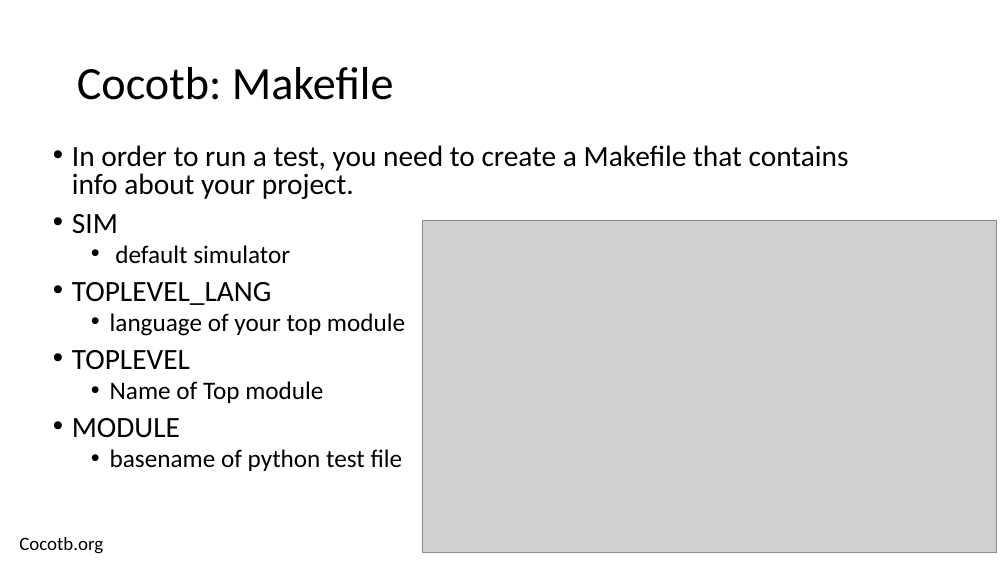
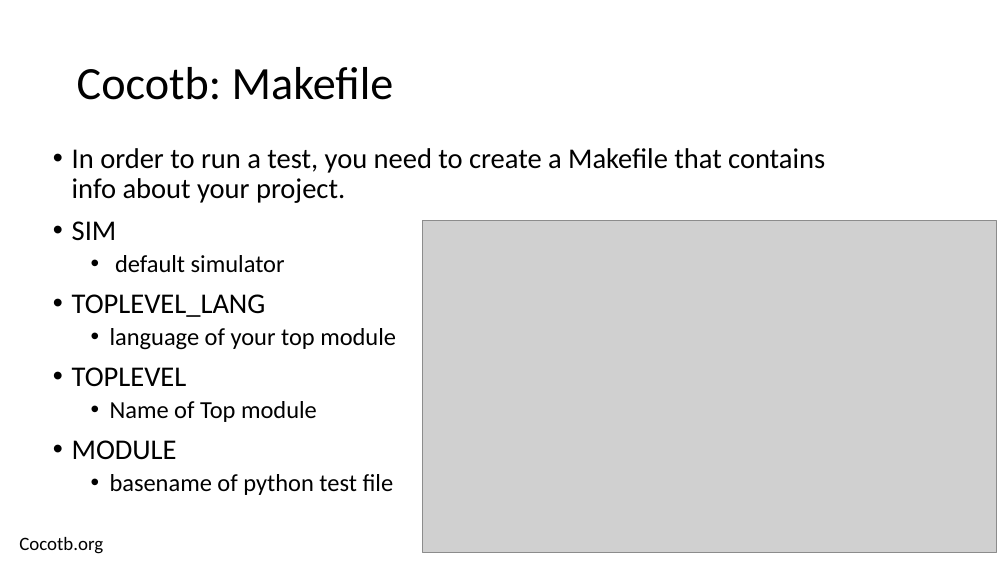
Before and after one commit to isomoye/EEGR471, a slide deck: slide 5 of sections/Segment_6.pptm. Drawn at 1008x567 pixels with LibreOffice and Linux fonts; fonts in the diff are those of the drawing; grey boxes stand for pictures. Boxes give left, top, right and bottom in pixels: in the first picture for what was removed or moved away, otherwise in the second. Text is boxed around its words. In the diff, an @@ line names an element or a change of style, - is before the commit and + after.

```diff
--- a/sections/Segment_6.pptm
+++ b/sections/Segment_6.pptm
@@ text "In order to run a ..." at (x1=72, y1=148, x2=825, y2=495): size 28 to 27.2 pt in "In order to run a test, you ...", "SIM", "TOPLEVEL_LANG", "TOPLEVEL" and 1 more places; size 24 to 23.3 pt in "default simulator", "language of your top module", "Name of Top module", "basename of python test file"; line spacing 0.8 to 0.9 @@
```
Also in this commit, not shown: 6 other slides changed, 2 other files.
